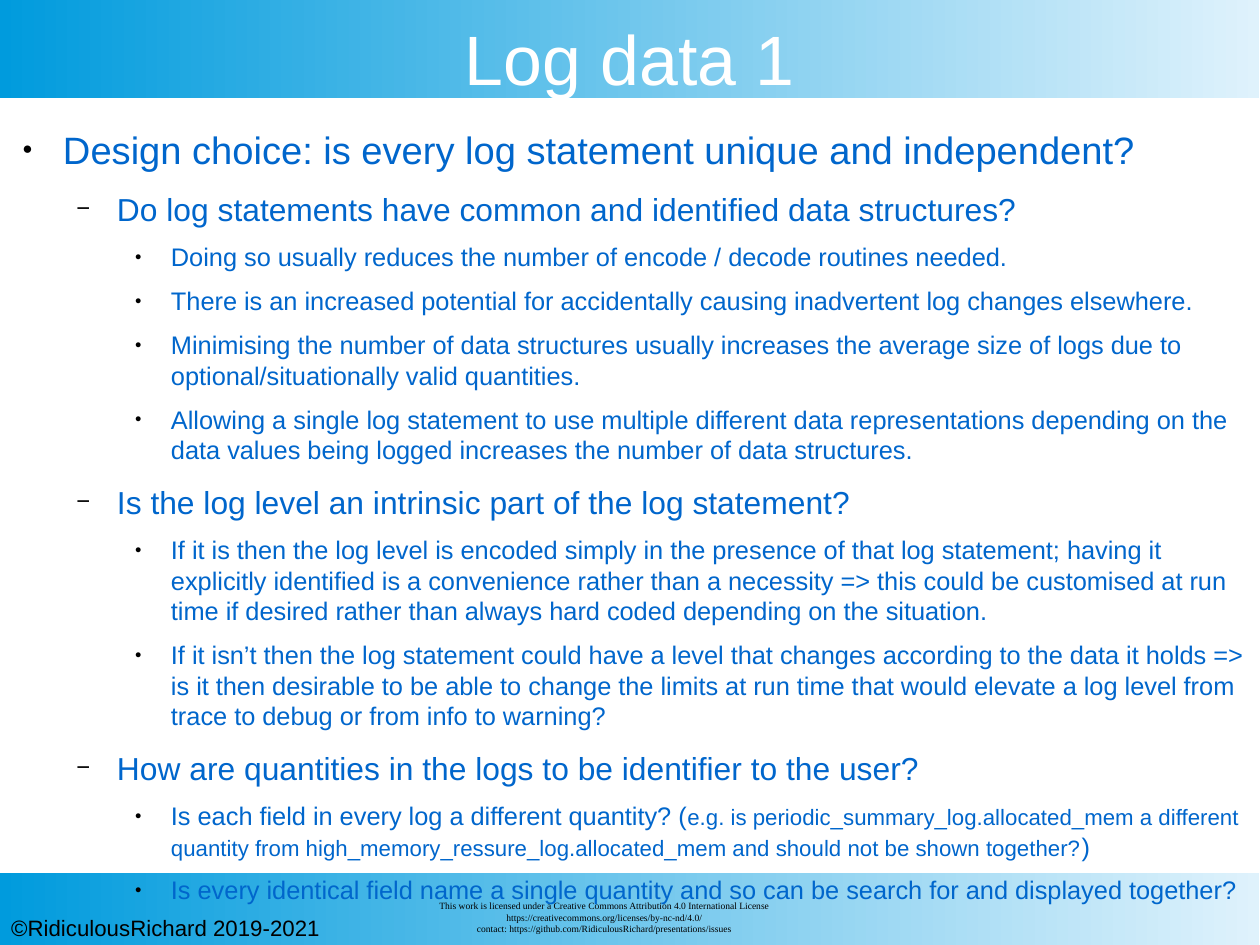
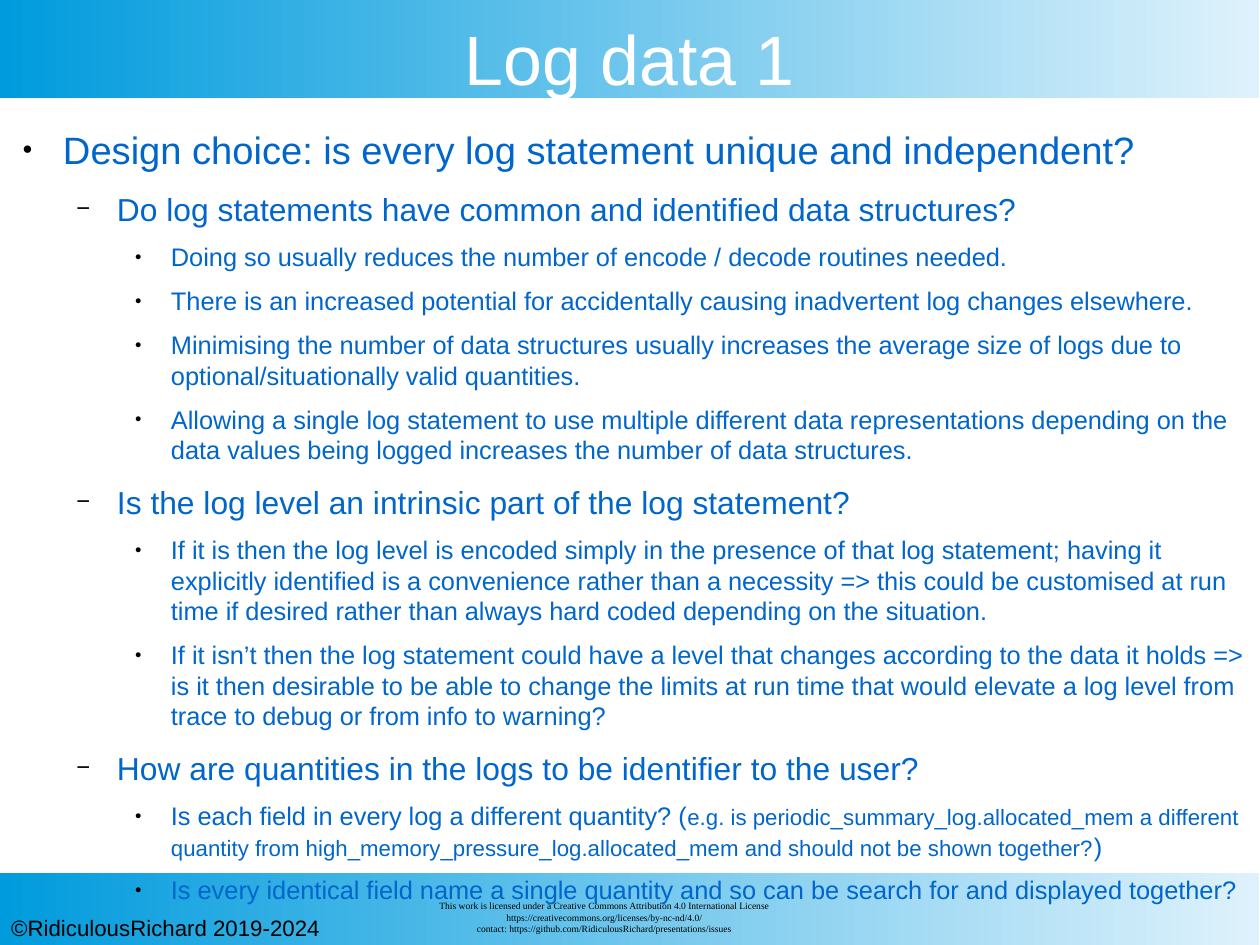
Before and after one commit to RidiculousRichard/presentations, a slide deck: slide 12 of Bandwidth limited logging.odp. Drawn at 1260x945 pixels with LibreOffice and Linux fonts; fonts in the diff are those of the drawing; background and template pictures are left out. Boxes give left, top, right and bottom in pixels: in the first picture for what was removed or moved away, otherwise in the second. Text is boxed around its words. In the diff, an @@ line names an element or a change of style, - is before the commit and + after.

```diff
--- a/Bandwidth limited logging.odp
+++ b/Bandwidth limited logging.odp
@@ text at (171,806,1238,861): text changed @@
-    ● Is each field in every log a different quantity? (e.g. is periodic_summary_log.allocated_mem a different quantity from high_memory_ressure_log.allocated_mem and should not be shown together?)
+    ● Is each field in every log a different quantity? (e.g. is periodic_summary_log.allocated_mem a different quantity from high_memory_pressure_log.allocated_mem and should not be shown together?)
@@ text at (11,920,319,937): text changed @@
-©RidiculousRichard 2019-2021
+©RidiculousRichard 2019-2024
```
Also in this commit, not shown: 22 other slides changed, 3 other files.
